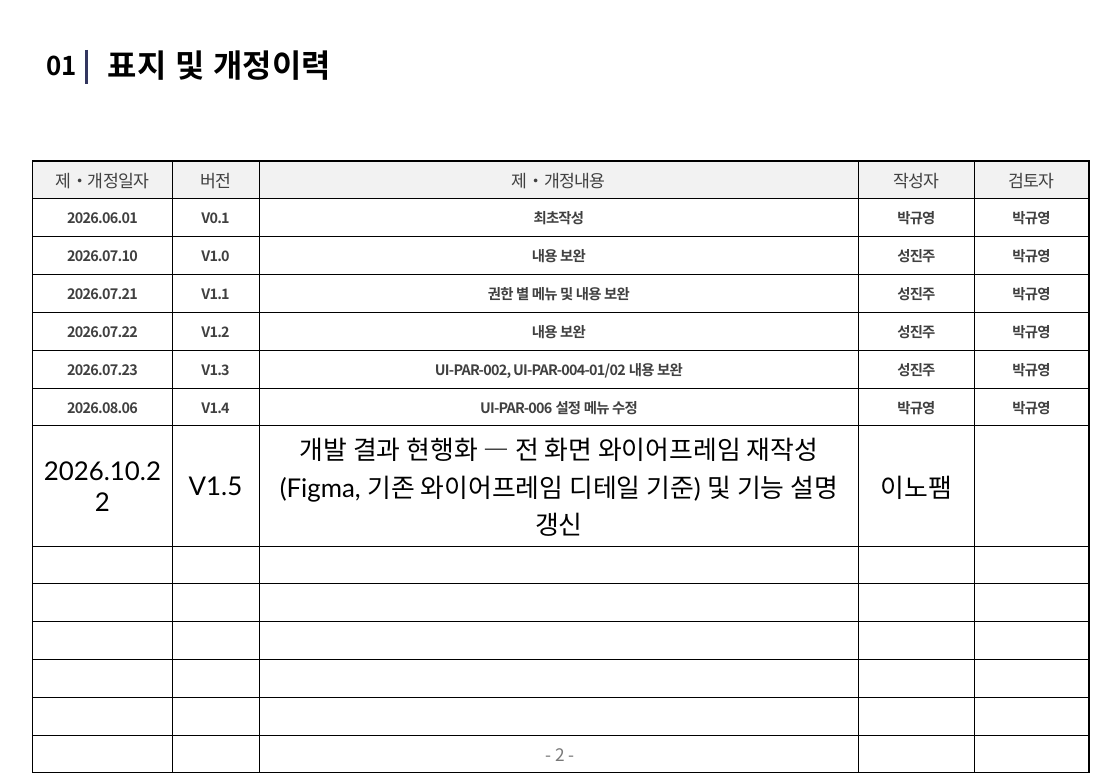
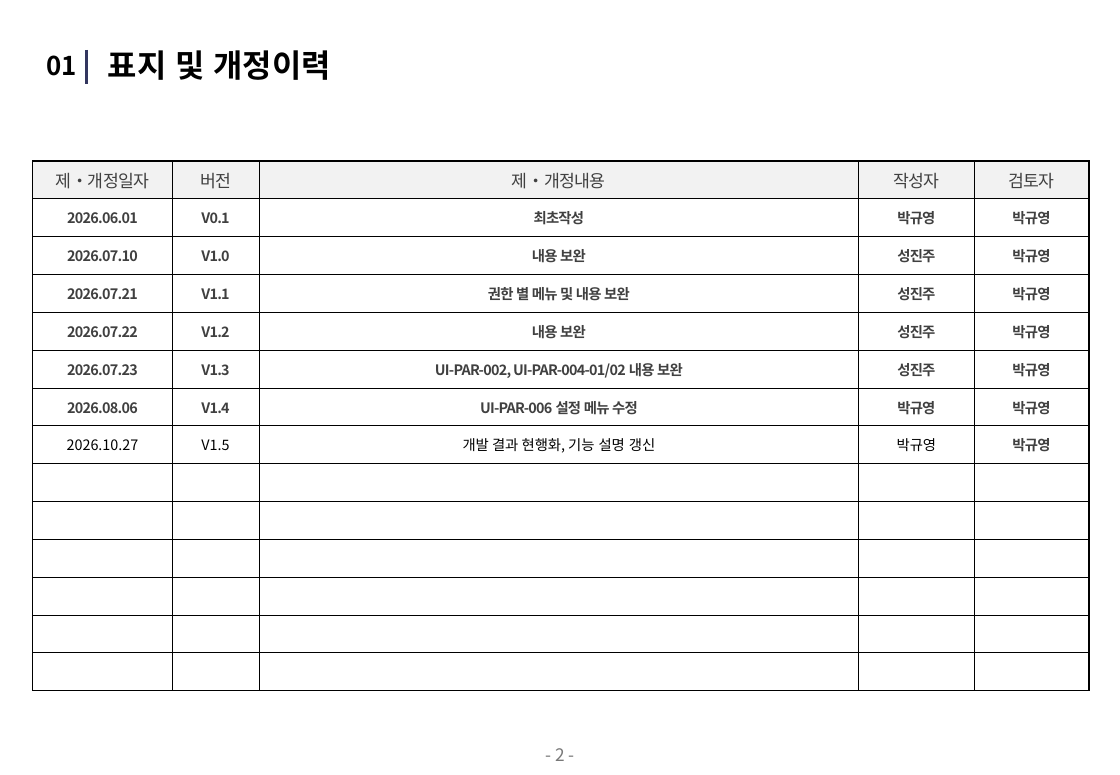
Before and after one commit to innopamSolution/jeju-datahub, a slide deck: slide 2 of Audit/JJ_PD_IP_D04_화면설계서_v1.5_이노팸.pptx. Drawn at 1120x775 pixels with LibreOffice and Linux fonts; fonts in the diff are those of the drawing. Boxes give left, top, right and bottom in pixels: in the first picture for what was removed or moved away, otherwise in the second. Text is boxed around its words. In the diff, an @@ line names an element or a change of style, - is before the commit and + after.

```diff
--- a/Audit/JJ_PD_IP_D04_화면설계서_v1.5_이노팸.pptx
+++ b/Audit/JJ_PD_IP_D04_화면설계서_v1.5_이노팸.pptx
@@ table at (33, 161, 1089, 691) @@
-row 8: 2026.10.22 | V1.5 | 개발 결과 현행화 — 전 화면 와이어프레임 재작성(Figma, 기존 와이어프레임 디테일 기준) 및 기능 설명 갱신 | 이노팸 | 
+row 8: 2026.10.27 | V1.5 | 개발 결과 현행화, 기능 설명 갱신 | 박규영 | 박규영
@@ size 18 to 10 pt, font Lato to Noto Sans CJK KR in "V1.5" @@
```
Also in this commit, not shown: 4 other slides changed, 29 other files.
